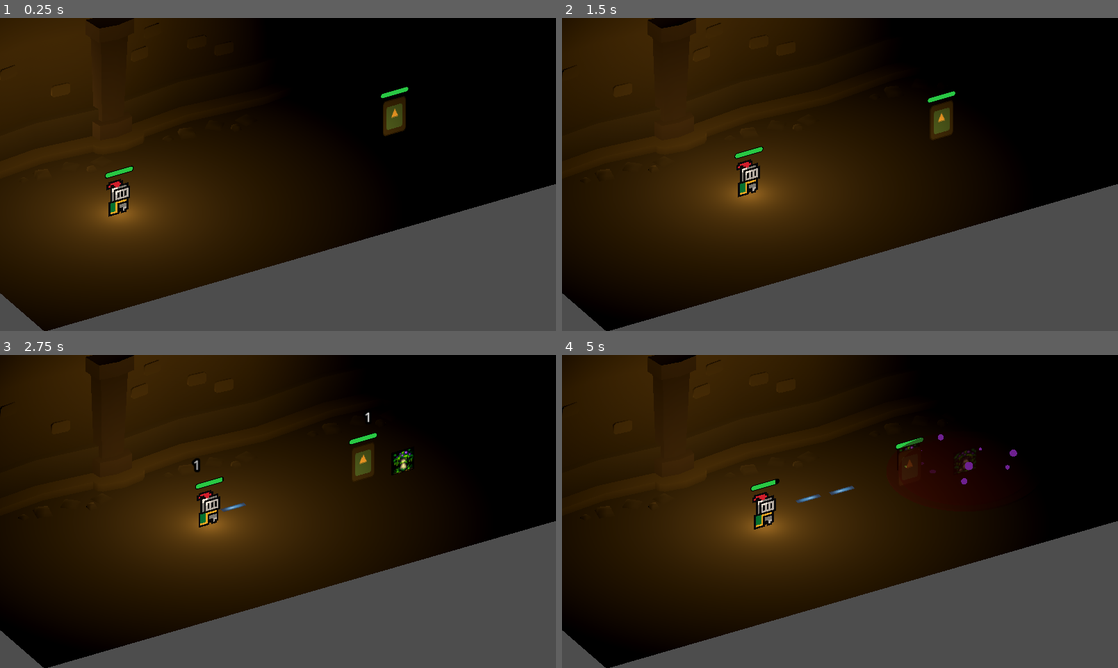
Above: before the commit, frames 1-4 (two rows, left to right).
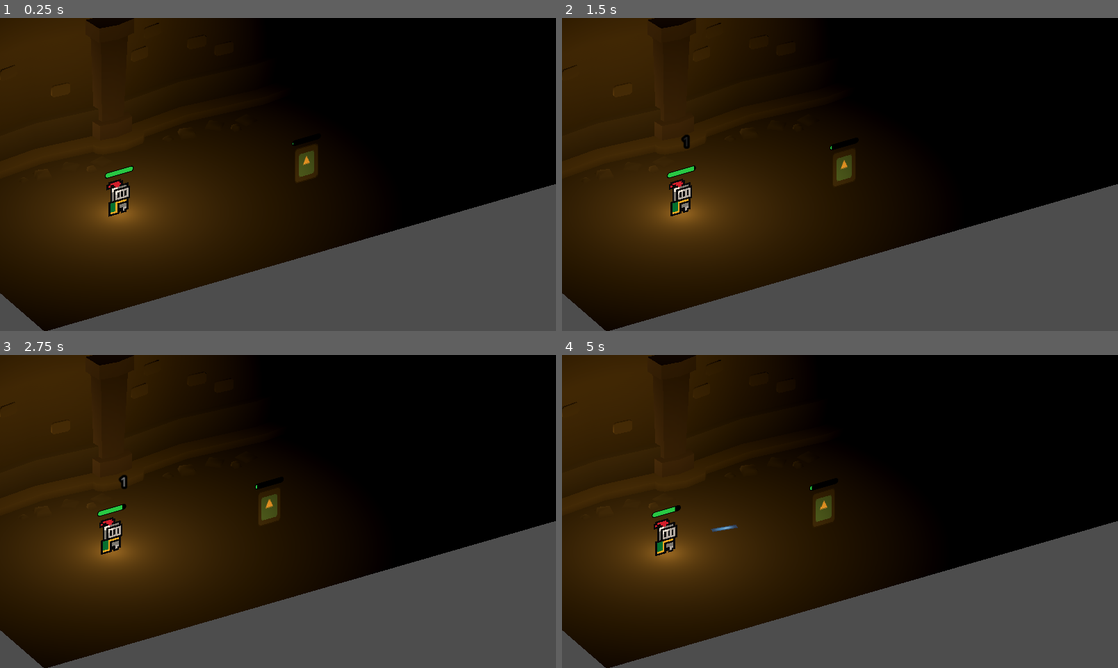
Above: after the commit, the same moments.

Repository: NouCake/ram-dungeon
Game: Godot game, scene res://3d_test.tscn
Same seed, same stepped clock (60 frames per second), same inputs: the game is played once before the commit and once after it. The engine's default icon, where the game draws it, is replaced by a stand-in: a white triangle on a blue panel in a dark square.
Inputs:
- Up to frame 1 (0.25 s): no input
- Up to frame 2 (1.5 s): tap Enter (ui_accept) at 0.5, 0.77 s
- Up to frame 3 (2.75 s): tap Enter (ui_accept) at 1.52 s
- Up to frame 4 (5 s): tap Enter (ui_accept) at 3.02, 3.77, 4.52 s

The runs differ from the first frame. In frame 1, 0.9% of the frame differs, in the area x 52-74%, y 22-53%; in frame 2, 8.0%; in frame 3, 25%; in frame 4, 26%, in the area x 0-82%, y 0-96%.

Commit message:
Implement basic heal spell w/ vfx

Diff:
--- a/3d_test.tscn
+++ b/3d_test.tscn
@@ -1,24 +1,25 @@
-[gd_scene load_steps=10 format=3 uid="uid://23xvue7jhyh6"]
+[gd_scene format=3 uid="uid://23xvue7jhyh6"]
 
 [ext_resource type="MeshLibrary" uid="uid://b2rm7ft0twls1" path="res://tiles.tres" id="2_mac0m"]
 [ext_resource type="PackedScene" uid="uid://dkao87oawcvs5" path="res://assets/entities/base_player.tscn" id="4_cawg3"]
 [ext_resource type="Script" uid="uid://1tu5322v1u4s" path="res://assets/scripts/damage_number_spawner.gd" id="5_buu1m"]
-[ext_resource type="PackedScene" uid="uid://b2j3s33a3g85e" path="res://assets/entities/enemy_ranged_infinite.tscn" id="5_o1qma"]
-[ext_resource type="Script" uid="uid://cnp3jo4lruyy" path="res://assets/scripts/action/action_projectile.gd" id="6_cawg3"]
 [ext_resource type="PackedScene" uid="uid://c0bked2yu7fb4" path="res://assets/entities/damage_number.tscn" id="6_ktnak"]
-[ext_resource type="PackedScene" uid="uid://bndt4isskhh40" path="res://assets/entities/projectile.tscn" id="7_k2n1r"]
-[ext_resource type="Script" uid="uid://bp6iepajkv47g" path="res://assets/scripts/action_object_spawn.gd" id="8_k2n1r"]
-[ext_resource type="PackedScene" uid="uid://cg2fgxl2cmebn" path="res://assets/entities/shroom.tscn" id="9_a1t6o"]
+[ext_resource type="PackedScene" uid="uid://cl8ficbqh4tlg" path="res://assets/entities/enemy_ranged.tscn" id="7_cawg3"]
+[ext_resource type="PackedScene" uid="uid://lurc0suh5pi5" path="res://assets/entities/vfx/vfx_heal.tscn" id="7_ktnak"]
+[ext_resource type="Script" uid="uid://b618m7ot1kyeq" path="res://assets/scripts/action/action_heal.gd" id="8_cawg3"]
 
-[node name="Node3D" type="Node3D"]
+[sub_resource type="ViewportTexture" id="ViewportTexture_buu1m"]
+viewport_path = NodePath("SubViewport")
 
-[node name="sun" type="DirectionalLight3D" parent="."]
+[node name="Node3D" type="Node3D" unique_id=686898999]
+
+[node name="sun" type="DirectionalLight3D" parent="." unique_id=1393136914]
 transform = Transform3D(0.7071067, 0, 0.70710677, -0.70710677, -4.371139e-08, 0.7071067, 3.0908616e-08, -1, -3.090862e-08, 2.0998697, 4.510006, -2.2293067e-08)
 visible = false
 light_energy = 0.1
 shadow_enabled = true
 
-[node name="grid_floor" type="GridMap" parent="."]
+[node name="grid_floor" type="GridMap" parent="." unique_id=1622109049]
 mesh_library = ExtResource("2_mac0m")
 cell_size = Vector3(4, 4, 4)
 cell_center_y = false
@@ -27,7 +28,7 @@
 }
 metadata/_editor_floor_ = Vector3(0, 0, 0)
 
-[node name="grid_walls" type="GridMap" parent="."]
+[node name="grid_walls" type="GridMap" parent="." unique_id=65581126]
 mesh_library = ExtResource("2_mac0m")
 cell_size = Vector3(4, 3, 4)
 data = {
@@ -35,26 +36,29 @@
 }
 metadata/_editor_floor_ = Vector3(0, 0, 0)
 
-[node name="damage_numbers" type="Node3D" parent="."]
+[node name="damage_numbers" type="Node3D" parent="." unique_id=160695715]
 script = ExtResource("5_buu1m")
 damage_number_scene = ExtResource("6_ktnak")
 
-[node name="Camera3D" type="Camera3D" parent="."]
+[node name="Camera3D" type="Camera3D" parent="." unique_id=2043249066]
 transform = Transform3D(0.8660254, 0.25, -0.4330127, 0, 0.8660254, 0.5, 0.5, -0.4330127, 0.75, -0.24810791, 5.6119924, 8.694057)
 projection = 1
 size = 7.5
 
-[node name="enemy" parent="." instance=ExtResource("5_o1qma")]
-transform = Transform3D(1, 0, 0, 0, 1, 0, 0, 0, 1, 8, 0, 0)
+[node name="base_player" parent="." unique_id=170676981 instance=ExtResource("4_cawg3")]
 
-[node name="base_player" parent="." instance=ExtResource("4_cawg3")]
+[node name="ActionHeal" type="Node" parent="base_player" unique_id=1057619562]
+script = ExtResource("8_cawg3")
+heal_vfx = ExtResource("7_ktnak")
+metadata/_custom_type_script = "uid://b618m7ot1kyeq"
 
-[node name="ActionProjectile" type="Node3D" parent="base_player"]
-transform = Transform3D(1, 0, 0, 0, 1, 0, 0, 0, 1, 0, 0.25, 0)
-script = ExtResource("6_cawg3")
-projectile = ExtResource("7_k2n1r")
-metadata/_custom_type_script = "uid://cnp3jo4lruyy"
+[node name="enemy" parent="." unique_id=1773388456 instance=ExtResource("7_cawg3")]
+transform = Transform3D(1, 0, 0, 0, 1, 0, 0, 0, 1, 5.039795, 0, 0.89990234)
 
-[node name="Node" type="Node" parent="base_player"]
-script = ExtResource("8_k2n1r")
-to_spawn = ExtResource("9_a1t6o")
+[node name="health" parent="enemy" index="8" unique_id=2044996375]
+max_health = 100
+
+[node name="healthbar" parent="enemy" index="11" unique_id=944459381]
+texture = SubResource("ViewportTexture_buu1m")
+
+[editable path="enemy"]
--- a/assets/entities/base_player.tscn
+++ b/assets/entities/base_player.tscn
@@ -269,4 +269,3 @@
 texture = SubResource("ViewportTexture_ftfp5")
 
 [connection signal="was_hit" from="health" to="knockback" method="_on_health_was_hit"]
-[connection signal="was_hit" from="health" to="SubViewport/health_bar" method="_on_health_was_hit"]
--- a/assets/entities/effect/effect_buff_heal.tscn
+++ /dev/null
@@ -1,86 +0,0 @@
-[gd_scene format=3 uid="uid://rxt6xi7lh2cc"]
-
-[ext_resource type="PackedScene" uid="uid://dsw2erf0grtoe" path="res://assets/entities/effect/effect_area_base.tscn" id="1_cwrxs"]
-[ext_resource type="Script" uid="uid://js1fonl8t8xd" path="res://assets/scripts/effects/burn.gd" id="2_3af8m"]
-
-[sub_resource type="Resource" id="Resource_mjiyf"]
-script = ExtResource("2_3af8m")
-stackable = true
-metadata/_custom_type_script = "uid://js1fonl8t8xd"
-
-[sub_resource type="StandardMaterial3D" id="StandardMaterial3D_1b60n"]
-albedo_color = Color(0.34901962, 1, 0.16078432, 1)
-
-[sub_resource type="Curve" id="Curve_x4w2n"]
-_limits = [-1.0, 1.0, 0.0, 1.0]
-_data = [Vector2(0, 1), 0.0, 0.0, 0, 0, Vector2(1, 1), 0.0, 0.0, 0, 0]
-point_count = 2
-
-[sub_resource type="CurveTexture" id="CurveTexture_an6ny"]
-curve = SubResource("Curve_x4w2n")
-
-[sub_resource type="Curve" id="Curve_buu1m"]
-_data = [Vector2(0, 1), 0.0, 0.0, 0, 0, Vector2(1, 0), 0.0, 0.0, 0, 0]
-point_count = 2
-
-[sub_resource type="CurveTexture" id="CurveTexture_ktnak"]
-curve = SubResource("Curve_buu1m")
-
-[sub_resource type="ParticleProcessMaterial" id="ParticleProcessMaterial_5wh0t"]
-emission_shape = 6
-emission_ring_axis = Vector3(0, 0, 1)
-emission_ring_height = 0.5
-emission_ring_radius = 0.4
-emission_ring_inner_radius = 0.2
-emission_ring_cone_angle = 90.0
-angle_min = -42.99999
-angle_max = -42.99999
-direction = Vector3(0, 0, 1)
-spread = 0.0
-initial_velocity_min = 0.5
-initial_velocity_max = 1.0
-gravity = Vector3(0, 0, 0)
-scale_curve = SubResource("CurveTexture_ktnak")
-color = Color(0, 0.7058824, 0, 1)
-hue_variation_min = -0.45000002
-hue_variation_max = 0.47999996
-hue_variation_curve = SubResource("CurveTexture_an6ny")
-
-[sub_resource type="FontFile" id="FontFile_58jyq"]
-cache/0/variation_coordinates = {}
-cache/0/face_index = 0
-cache/0/embolden = 0.0
-cache/0/transform = Transform2D(1, 0, 0, 1, 0, 0)
-cache/0/spacing_top = 0
-cache/0/spacing_bottom = 0
-cache/0/spacing_space = 0
-cache/0/spacing_glyph = 0
-cache/0/baseline_offset = 0.0
-cache/0/16/0/ascent = 0.0
-cache/0/16/0/descent = 0.0
-cache/0/16/0/underline_position = 0.0
-cache/0/16/0/underline_thickness = 0.0
-cache/0/16/0/scale = 1.0
-
-[sub_resource type="TextMesh" id="TextMesh_ij87w"]
-text = "+"
-font = SubResource("FontFile_58jyq")
-pixel_size = 0.02
-curve_step = 2.9
-
-[node name="heal_area" unique_id=1804886747 instance=ExtResource("1_cwrxs")]
-effect = SubResource("Resource_mjiyf")
-
-[node name="particles" parent="." index="2" unique_id=1130558367]
-material_override = SubResource("StandardMaterial3D_1b60n")
-amount = 4
-lifetime = 1.0
-preprocess = 1.0
-speed_scale = 0.5
-explosiveness = 0.8
-randomness = 0.0
-transform_align = 3
-process_material = SubResource("ParticleProcessMaterial_5wh0t")
-draw_pass_1 = SubResource("TextMesh_ij87w")
-
-[editable path="detector"]
--- a/assets/entities/enemy.tscn
+++ b/assets/entities/enemy.tscn
@@ -114,4 +114,3 @@
 
 [connection signal="was_hit" from="health" to="." method="_on_health_was_hit"]
 [connection signal="was_hit" from="health" to="knockback" method="_on_health_was_hit"]
-[connection signal="was_hit" from="health" to="SubViewport/health_bar" method="_on_health_was_hit"]
--- /dev/null
+++ b/assets/entities/vfx/heal.tres
@@ -0,0 +1,34 @@
+[gd_resource type="ParticleProcessMaterial" format=3 uid="uid://s3q7x8mvojdy"]
+
+[sub_resource type="Curve" id="Curve_x4w2n"]
+_limits = [-1.0, 1.0, 0.0, 1.0]
+_data = [Vector2(0, 1), 0.0, 0.0, 0, 0, Vector2(1, 1), 0.0, 0.0, 0, 0]
+point_count = 2
+
+[sub_resource type="CurveTexture" id="CurveTexture_6yiiw"]
+curve = SubResource("Curve_x4w2n")
+
+[sub_resource type="Curve" id="Curve_buu1m"]
+_data = [Vector2(0, 1), 0.0, 0.0, 0, 0, Vector2(1, 0), 0.0, 0.0, 0, 0]
+point_count = 2
+
+[sub_resource type="CurveTexture" id="CurveTexture_216ga"]
+curve = SubResource("Curve_buu1m")
+
+[resource]
+emission_shape = 6
+emission_ring_axis = Vector3(0, 0, 1)
+emission_ring_height = 0.5
+emission_ring_radius = 0.4
+emission_ring_inner_radius = 0.2
+emission_ring_cone_angle = 90.0
+direction = Vector3(0, 0, 1)
+spread = 0.0
+initial_velocity_min = 0.5
+initial_velocity_max = 1.0
+gravity = Vector3(0, 0, 0)
+scale_curve = SubResource("CurveTexture_216ga")
+color = Color(0, 0.7058824, 0, 1)
+hue_variation_min = -0.45000002
+hue_variation_max = 0.47999996
+hue_variation_curve = SubResource("CurveTexture_6yiiw")
--- /dev/null
+++ b/assets/entities/vfx/vfx_heal.tscn
@@ -0,0 +1,48 @@
+[gd_scene format=3 uid="uid://lurc0suh5pi5"]
+
+[ext_resource type="Script" uid="uid://bgn3hi17v64jp" path="res://assets/scripts/vfx_oneshot.gd" id="1_lxpee"]
+[ext_resource type="Material" uid="uid://s3q7x8mvojdy" path="res://assets/entities/vfx/heal.tres" id="1_uxt4p"]
+
+[sub_resource type="StandardMaterial3D" id="StandardMaterial3D_uxt4p"]
+albedo_color = Color(0.34901962, 1, 0.16078432, 1)
+
+[sub_resource type="FontFile" id="FontFile_0cisw"]
+subpixel_positioning = 0
+msdf_pixel_range = 14
+msdf_size = 128
+cache/0/variation_coordinates = {}
+cache/0/face_index = 0
+cache/0/embolden = 0.0
+cache/0/transform = Transform2D(1, 0, 0, 1, 0, 0)
+cache/0/spacing_top = 0
+cache/0/spacing_bottom = 0
+cache/0/spacing_space = 0
+cache/0/spacing_glyph = 0
+cache/0/baseline_offset = 0.0
+cache/0/16/0/ascent = 0.0
+cache/0/16/0/descent = 0.0
+cache/0/16/0/underline_position = 0.0
+cache/0/16/0/underline_thickness = 0.0
+cache/0/16/0/scale = 1.0
+
+[sub_resource type="TextMesh" id="TextMesh_lxpee"]
+text = "+"
+font = SubResource("FontFile_0cisw")
+pixel_size = 0.02
+curve_step = 2.9
+
+[node name="vfx" type="Node3D" unique_id=1445120581]
+transform = Transform3D(0.9999999, 0, 0, 0, -4.371139e-08, 0.99999994, 0, -0.99999994, -4.371138e-08, 0, 0, 0)
+script = ExtResource("1_lxpee")
+
+[node name="particles" type="GPUParticles3D" parent="." unique_id=915355765]
+transform = Transform3D(0.9999999, 0, 0, 0, 0.9999997, 1.5000373e-07, 0, -1.5000371e-07, 0.9999997, 0, 0, 0.5)
+material_override = SubResource("StandardMaterial3D_uxt4p")
+amount = 4
+preprocess = 1.0
+speed_scale = 0.5
+explosiveness = 0.8
+transform_align = 3
+trail_lifetime = 2.1799999999999997
+process_material = ExtResource("1_uxt4p")
+draw_pass_1 = SubResource("TextMesh_lxpee")
--- /dev/null
+++ b/assets/scripts/action/action_heal.gd
@@ -0,0 +1,50 @@
+class_name ActionHeal
+
+extends Node
+
+@export var heal_amount := 2
+@export var heal_cooldown := 3.0
+@export var heal_range := 5.0
+@export var target_filters: Array[String] = ["enemy"]
+@export var heal_vfx: PackedScene
+
+@onready var detector := TargetDetectorComponent.Get(get_parent())
+
+var time_since_last_heal: float = heal_cooldown
+
+func _process(delta: float) -> void:
+	time_since_last_heal += delta
+	if time_since_last_heal >= heal_cooldown:
+		if heal():
+			time_since_last_heal -= heal_cooldown
+
+func heal() -> bool:
+	var target := detector.find_closest(target_filters, heal_range, true)
+
+	if target == null:
+		return false
+
+	if not target.has_node("health"):
+		return false
+
+	var health := target.get_node("health") as HealthComponent
+
+	# Only heal if the target is not at full health
+	if health.current_health >= health.max_health:
+		return false
+
+	var parent: Entity = get_parent()
+	var info := DamageInfo.new(parent, target as Entity)
+	info.type = DamageInfo.DamageType.HEAL
+	info.amount = heal_amount
+	health.do_damage(info)
+
+	# Spawn VFX at target location
+	if heal_vfx:
+		var vfx_instance: Node3D = heal_vfx.instantiate()
+		get_tree().get_current_scene().add_child(vfx_instance)
+		vfx_instance.global_position = target.global_position
+
+	print("Healed " + target.name + " for " + str(heal_amount) + " health")
+
+	return true
--- a/assets/scripts/action/action_projectile.gd
+++ b/assets/scripts/action/action_projectile.gd
@@ -44,6 +44,7 @@
 	new_projectile.shoot_direction = dist.normalized()
 	new_projectile.shoot_origin = parent
 	new_projectile.rotation.y = atan2(dist.x, dist.z)
+	new_projectile.projectile_damage = projectile_damage
 	new_projectile.start_position = global_position
 
 	get_tree().get_current_scene().add_child(new_projectile)
--- a/assets/scripts/component/health.gd
+++ b/assets/scripts/component/health.gd
@@ -7,7 +7,6 @@
 @export var auto_delete := true
 
 signal was_hit(info: DamageInfo)
-signal health_changed
 
 static var component_name: String = "health"
 static func Is(node: Node) -> bool:
@@ -27,11 +26,15 @@
 	assert(name == component_name, "Component must be named " + component_name + " to be recognized by other components.")
 
 func do_damage(info: DamageInfo) -> void:
-	current_health -= info.amount
+	if info.type == DamageInfo.DamageType.HEAL:
+		# Healing - amount is positive, restore health
+		current_health = min(current_health + info.amount, max_health)
+	else:
+		# Damage - subtract health
+		current_health -= info.amount
 
 	if auto_delete && current_health <= 0:
 		get_parent().queue_free()
 
 	was_hit.emit(info)
 	Global.damage.emit(info)
-	health_changed.emit()
--- a/assets/scripts/damage_info.gd
+++ b/assets/scripts/damage_info.gd
@@ -1,6 +1,6 @@
 class_name DamageInfo
 
-enum DamageType { BASIC, FIRE, POISON }
+enum DamageType { BASIC, FIRE, POISON, HEAL }
 
 ## When null, means environmental damage
 var source: Entity
--- a/assets/scripts/damage_number_spawner.gd
+++ b/assets/scripts/damage_number_spawner.gd
@@ -16,6 +16,8 @@
 		damage_number.modulate = Color(1, 0.5, 0) # Orange for fire damage
 	elif (info.type == DamageInfo.DamageType.POISON):
 		damage_number.modulate = Color(109.0/255.0, 34.0/255.0, 143.0/255.0) # Purple for poison damage
+	elif (info.type == DamageInfo.DamageType.HEAL):
+		damage_number.modulate = Color(0, 1, 0) # Green for healing
 	else:
 		damage_number.modulate = Color(1, 1, 1) # White for basic damage
 
--- a/assets/scripts/health_bar.gd
+++ b/assets/scripts/health_bar.gd
@@ -7,7 +7,7 @@
 	assert(health_component != null, "HealthBar requires a HealthComponent as a sibling node named")
 	max_value = health_component.max_health
 	value = health_component.current_health
-	health_component.connect("health_changed", Callable(self, "update_health"))
+	health_component.connect("was_hit", Callable(self, "_on_health_was_hit"))
 
 
 func _on_health_was_hit(_info: DamageInfo) -> void:
--- a/assets/scripts/projectile.gd
+++ b/assets/scripts/projectile.gd
@@ -4,10 +4,10 @@
 
 @export var death_spawn: PackedScene
 
-var bullet_speed := 8.0
+var projectile_speed := 8.0
 var shoot_direction: Vector3 = Vector3.RIGHT
 var shoot_origin: Entity
-var bullet_damage := 1
+var projectile_damage := 1
 var max_range := 10.0
 
 var start_position: Vector3
@@ -17,7 +17,7 @@
 	pass
 
 func _physics_process(delta: float) -> void:
-	global_position = global_position + shoot_direction * bullet_speed * delta
+	global_position = global_position + shoot_direction * projectile_speed * delta
 	if start_position.distance_to(global_position) > max_range:
 		#queue_free()
 		pass
@@ -32,7 +32,7 @@
 	if other.has_node("health"):
 		var health_component: HealthComponent = other.get_node("health")
 		var info := DamageInfo.new(shoot_origin, other as Entity)
-		info.amount = bullet_damage
+		info.amount = projectile_damage
 		info.knockback_source_position = global_position
 		info.knockback_amount = 1.0
 		health_component.do_damage(info)
--- /dev/null
+++ b/assets/scripts/vfx_oneshot.gd
@@ -0,0 +1,13 @@
+## VFX effect that automatically despawns after a set time or when particles finish
+class_name VFXOneshot
+
+extends Node3D
+
+@export var lifetime := 1.0
+
+var timer := 0.0
+
+func _process(delta: float) -> void:
+	timer += delta
+	if timer >= lifetime:
+		queue_free()
Not shown, added: assets/scripts/vfx_oneshot.gd.uid
Not shown: 1 places in tiles.tres that only renumber resources
